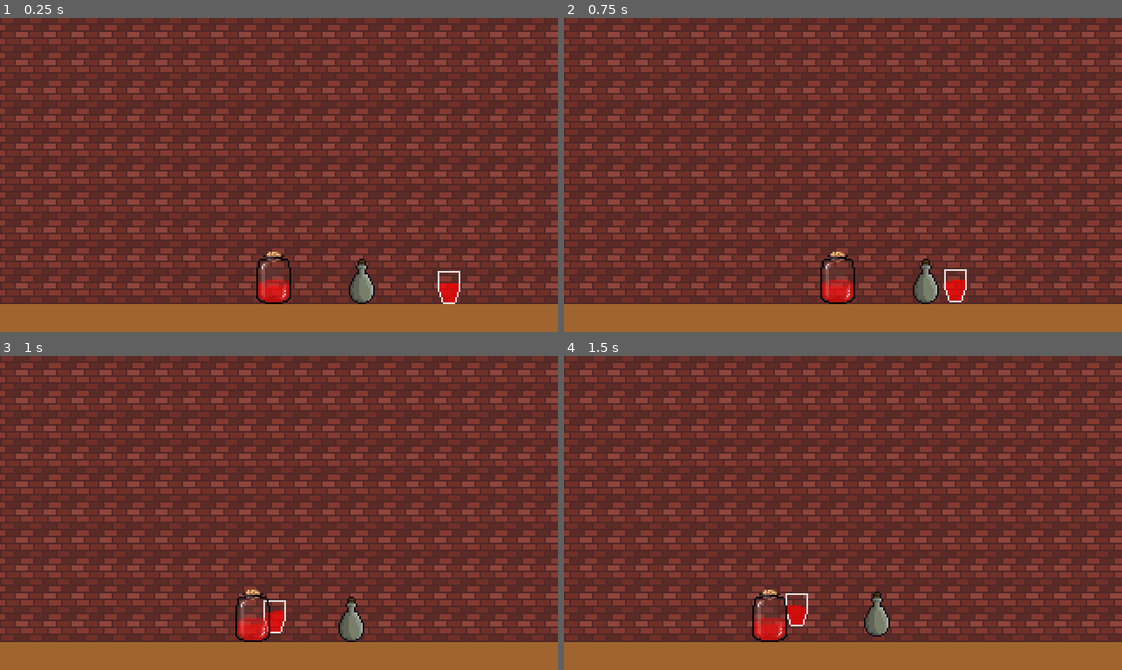
Above: before the commit, frames 1-4 (two rows, left to right).
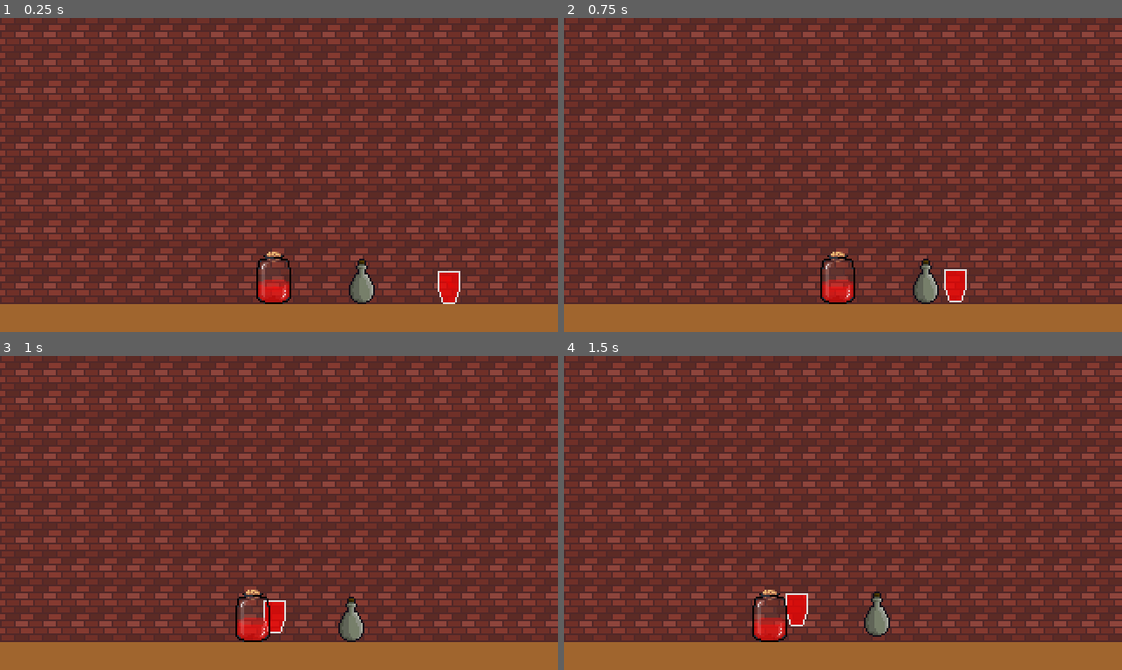
Above: after the commit, the same moments.

Repository: Dowsley/the-witching-hour
Game: Godot game, scene res://src/game.tscn
Two runs of this game, one before a commit and one after it. Both use one fixed random seed, a clock stepped at 60 frames per second and the inputs below.
Inputs (mouse positions are in pixels of both pictures, inside the frame that each line leads up to):
- Up to frame 1 (0.25 s): no input
- Up to frame 2 (0.75 s): tap Enter at 0.5 s; drag from (1015, 288) to (837, 278) at 0.52 s
- Up to frame 3 (1 s): no input
- Up to frame 4 (1.5 s): drag from (915, 619) to (803, 600) at 1.27 s

The runs differ from the first frame. In frame 1, 0.1% of the frame differs, in the area x 78-83%, y 81-85%; in frame 2, 0.1%; in frame 3, less than 0.1%; in frame 4, 0.1%, in the area x 40-44%, y 76-80%.

Commit message:
Decreasing liquid

Diff:
--- a/src/autoload/globals.gd
+++ b/src/autoload/globals.gd
@@ -3,3 +3,4 @@
 
 export var gravity_scale := 1
 export var air_resistance := 1.0
+export var water_per_liquid_point := 0.0005
--- a/src/game.tscn
+++ b/src/game.tscn
@@ -67,6 +67,7 @@
 
 [node name="Cup" parent="." instance=ExtResource( 1 )]
 position = Vector2( 258, 148 )
+percent_filled = 1.0
 
 [node name="LiquidSpillPos" parent="Cup" index="0"]
 position = Vector2( 0, -4 )
--- a/src/test.gd
+++ /dev/null
@@ -1,44 +0,0 @@
-extends Line2D
-
-var max_points = 100
-var line_width = 2
-var line_color = Color(0, 0, 1)
-var line_interval = 0.05
-var time_since_last_point = 0
-
-func _ready():
-	width = line_width
-	default_color = line_color
-	set_process(true)
-
-func _process(delta):
-	var mouse_position = get_viewport().get_mouse_position()
-	time_since_last_point += delta
-
-	if time_since_last_point >= line_interval:
-		_add_point(mouse_position)
-		time_since_last_point = 0
-
-	_update_points(delta)
-	_remove_invisible_points()
-
-func _add_point(position):
-	add_point(position)
-	if get_point_count() > max_points:
-		remove_point(0)
-
-func _update_points(delta):
-	for i in range(get_point_count()):
-		var point = get_point_position(i)
-		point.y += 200 * delta
-		set_point_position(i, point)
-
-func _remove_invisible_points():
-	var visible_points = []
-	for i in range(get_point_count()):
-		if get_point_position(i).y < get_viewport().get_size().y:
-			visible_points.append(get_point_position(i))
-
-	clear_points()
-	for point in visible_points:
-		add_point(point)
--- a/src/test.tscn
+++ /dev/null
@@ -1,6 +0,0 @@
-[gd_scene load_steps=2 format=2]
-
-[ext_resource path="res://src/test.gd" type="Script" id=1]
-
-[node name="Line2D" type="Line2D"]
-script = ExtResource( 1 )
--- a/src/vial/liquid_line.gd
+++ b/src/vial/liquid_line.gd
@@ -30,16 +30,16 @@
 
 func _update_points(delta: float) -> void:
 	for i in range(get_point_count()):
-		var point = get_point_position(i)
+		var point := get_point_position(i)
 		point.y += gravity * delta
 		set_point_position(i, point)
 
 
 func _remove_invisible_points() -> void:
-	var visible_points = []
+	var visible_points := []
 	for i in range(get_point_count()):
-		var point = get_point_position(i)
-		var global_point = to_global(point)
+		var point := get_point_position(i)
+		var global_point := to_global(point)
 		if point.y < get_viewport().get_size().y and !_collides_with_world(global_point):
 			visible_points.append(point)
 		elif _collides_with_world(global_point):
@@ -51,6 +51,6 @@
 
 
 func _collides_with_world(global_point: Vector2) -> bool:
-	var space_state = get_world_2d().direct_space_state
-	var result = space_state.intersect_point(global_point, 1, [], 2147483647, true, true)
+	var space_state := get_world_2d().direct_space_state
+	var result := space_state.intersect_point(global_point, 1, [], 2147483647, true, true)
 	return result.size() > 0
--- a/src/vial/liquid_line.tscn
+++ b/src/vial/liquid_line.tscn
@@ -1,9 +1,13 @@
-[gd_scene load_steps=2 format=2]
+[gd_scene load_steps=3 format=2]
 
 [ext_resource path="res://src/vial/liquid_line.gd" type="Script" id=1]
 
+[sub_resource type="Curve" id=1]
+_data = [ Vector2( 0.495495, 0.672727 ), 0.0, 0.0, 0, 0, Vector2( 1, 1 ), 0.0, 0.0, 0, 0 ]
+
 [node name="LiquidLine" type="Line2D"]
 width = 2.0
+width_curve = SubResource( 1 )
 default_color = Color( 1, 0, 0, 1 )
 script = ExtResource( 1 )
 gravity = 500
--- a/src/vial/vial.gd
+++ b/src/vial/vial.gd
@@ -3,20 +3,36 @@
 
 
 const spill_threshold := 45.0
+const spill_threshold_margin := 30.0
 onready var liquid_spill_pos: Vector2 = $LiquidSpillPos.position
+
+export var percent_filled := 0.6
 
 var is_pouring := false
 var liquid_line: LiquidLine = null
 
 
+func _ready() -> void:
+	$Sprite/Liquid.material.set("shader_param/Fill", percent_filled)
+
+
 func _process(_delta: float) -> void:
-	is_pouring = abs(rotation_degrees) > spill_threshold
+	$Sprite/Liquid.material.set("shader_param/Fill", percent_filled)
 
-	if is_pouring:
+	var pos_limit := spill_threshold + spill_threshold_margin
+	var neg_limit := -spill_threshold - spill_threshold_margin
+	if rotation_degrees > pos_limit:
+		rotation_degrees = pos_limit
+	elif rotation_degrees < neg_limit:
+		rotation_degrees = neg_limit
+
+	is_pouring = abs(rotation_degrees) >= spill_threshold
+	if is_pouring and percent_filled > 0.0:
 		if liquid_line == null:
 			liquid_line = preload("res://src/vial/liquid_line.tscn").instance()
 			LiquidManager.add_liquid_line(liquid_line)
 		var global_spill_pos = global_transform.xform(liquid_spill_pos)
 		liquid_line._add_point(global_spill_pos)
+		percent_filled -= Globals.water_per_liquid_point
 	else:
 		liquid_line = null
--- a/src/vial/vial.tscn
+++ b/src/vial/vial.tscn
@@ -48,9 +48,9 @@
 [node name="Pendulum" type="Position2D" parent="Sprite/Liquid"]
 visible = false
 script = ExtResource( 5 )
-damping = 0.98
+damping = 0.99
 
-[node name="CollisionShape2D" type="CollisionShape2D" parent="."]
+[node name="CollisionShape2D" type="CollisionShape2D" parent="." groups=["vial"]]
 shape = SubResource( 2 )
 
 [node name="DraggableArea" type="Area2D" parent="."]
